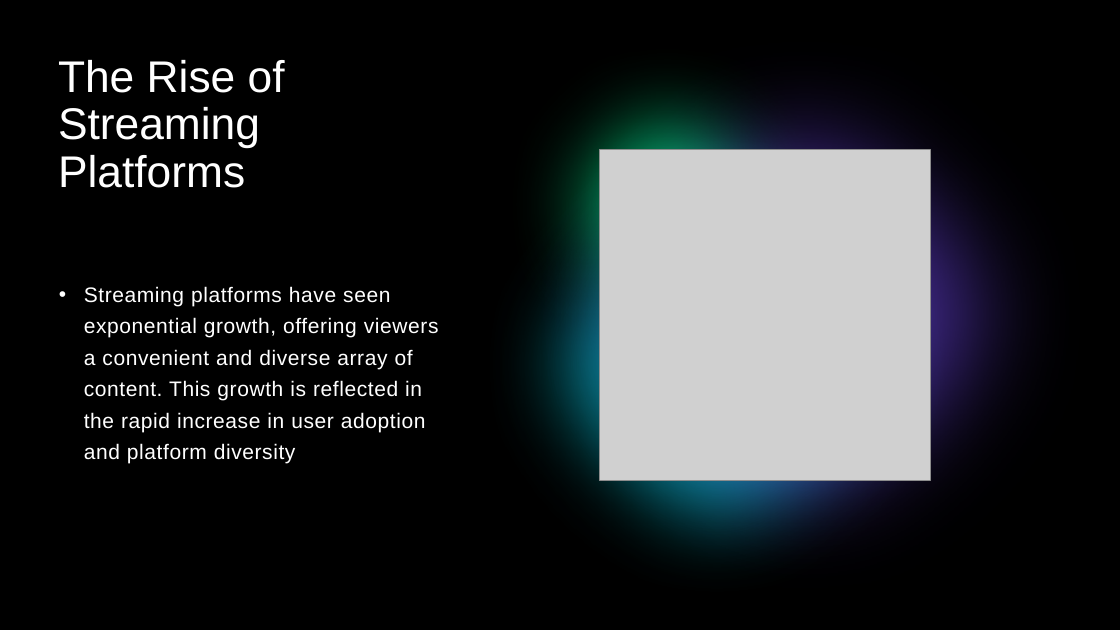
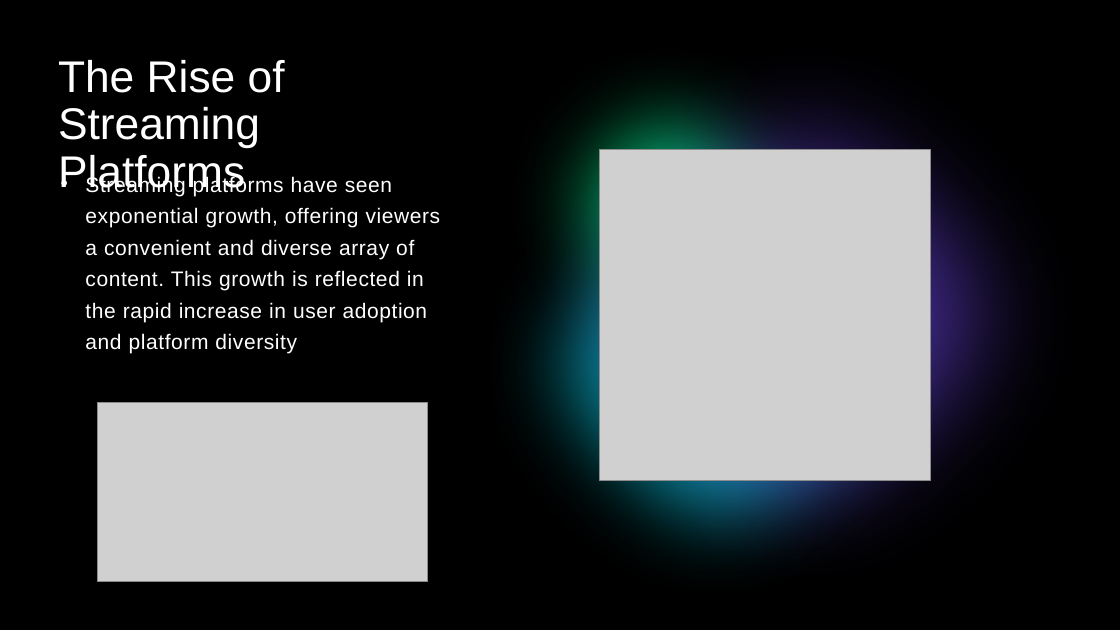
Before and after one commit to lanahuyen/media_tv, a slide deck: slide 5 of Presentation1.pptx. Drawn at 1120x630 pixels with LibreOffice and Linux fonts; fonts in the diff are those of the drawing; grey boxes stand for pictures. Boxes give left, top, right and bottom in pixels: in the first picture for what was removed or moved away, otherwise in the second. Text is boxed around its words. In the diff, an @@ line names an element or a change of style, - is before the commit and + after.

Commit message:
presentation update

```diff
--- a/Presentation1.pptx
+++ b/Presentation1.pptx
@@ text "Streaming platforms have seen exponential ...": place and size @@
-text "Streaming platforms have seen exponential ..." at [84,286,439,464]
+text "Streaming platforms have seen exponential ..." at [85,175,441,353]
@@ picture added at [97,403,428,582] @@
```
